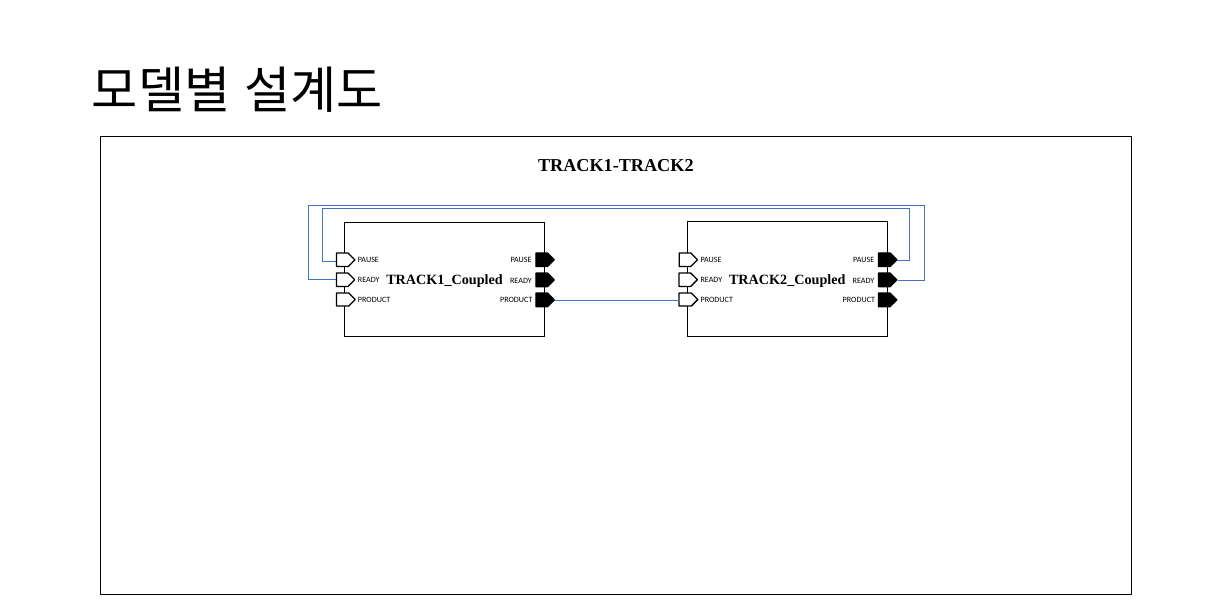
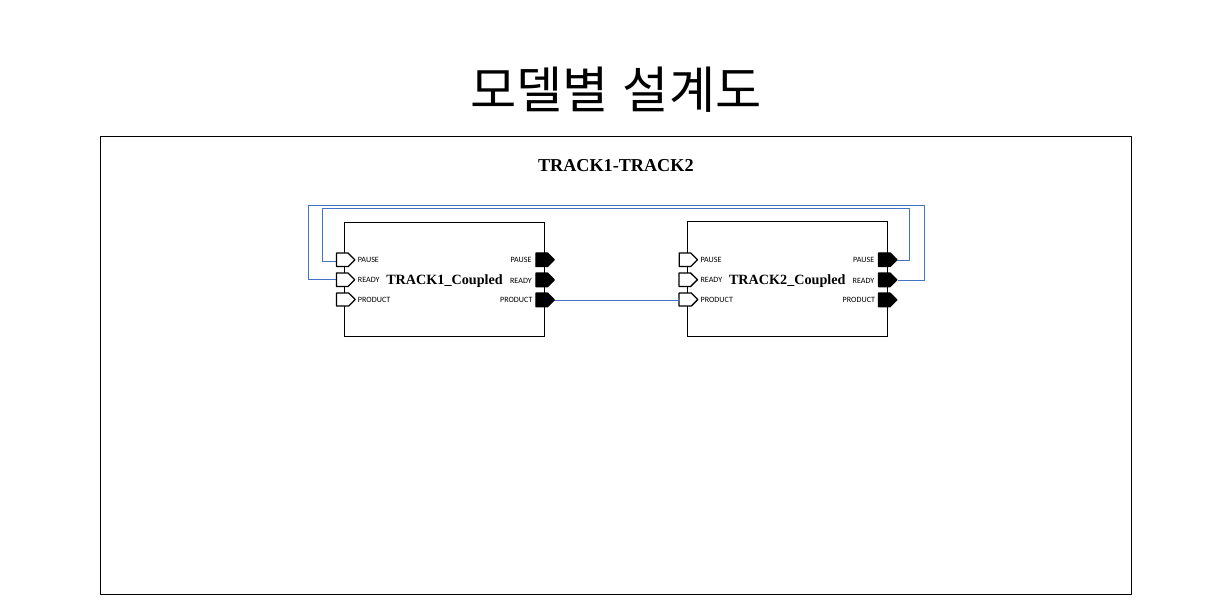
Before and after one commit to Tentailsahri/DT_FINAL_Project, a slide deck: slide 7 of 상태천이도.pptx (slide 8 before the commit). Drawn at 1232x616 pixels with LibreOffice and Linux fonts; fonts in the diff are those of the drawing. Boxes give left, top, right and bottom in pixels: in the first picture for what was removed or moved away, otherwise in the second. Text is boxed around its words. In the diff, an @@ line names an element or a change of style, - is before the commit and + after.

```diff
--- a/상태천이도.pptx
+++ b/상태천이도.pptx
@@ title "모델별 설계도" at [470,66,762,112]: alignment left to centre @@
```
Also in this commit, not shown: 6 other slides changed, 1 slide removed.
